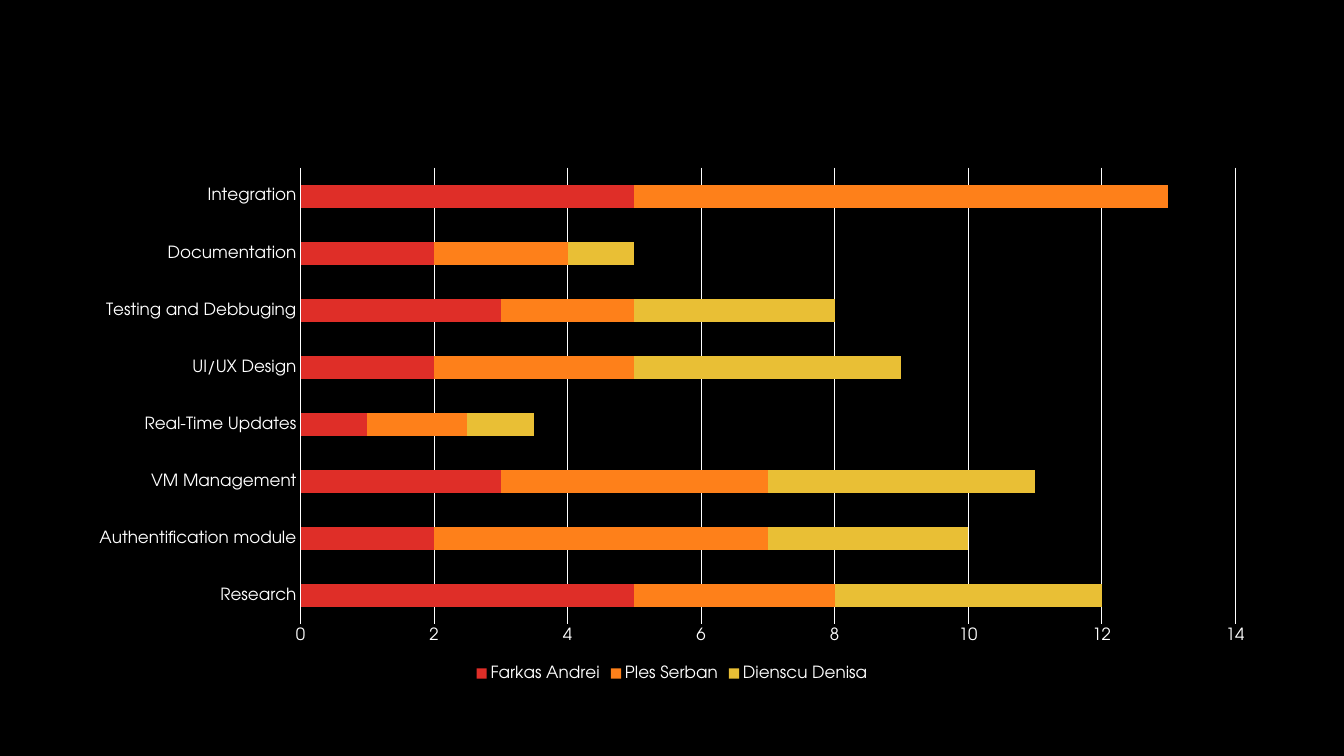
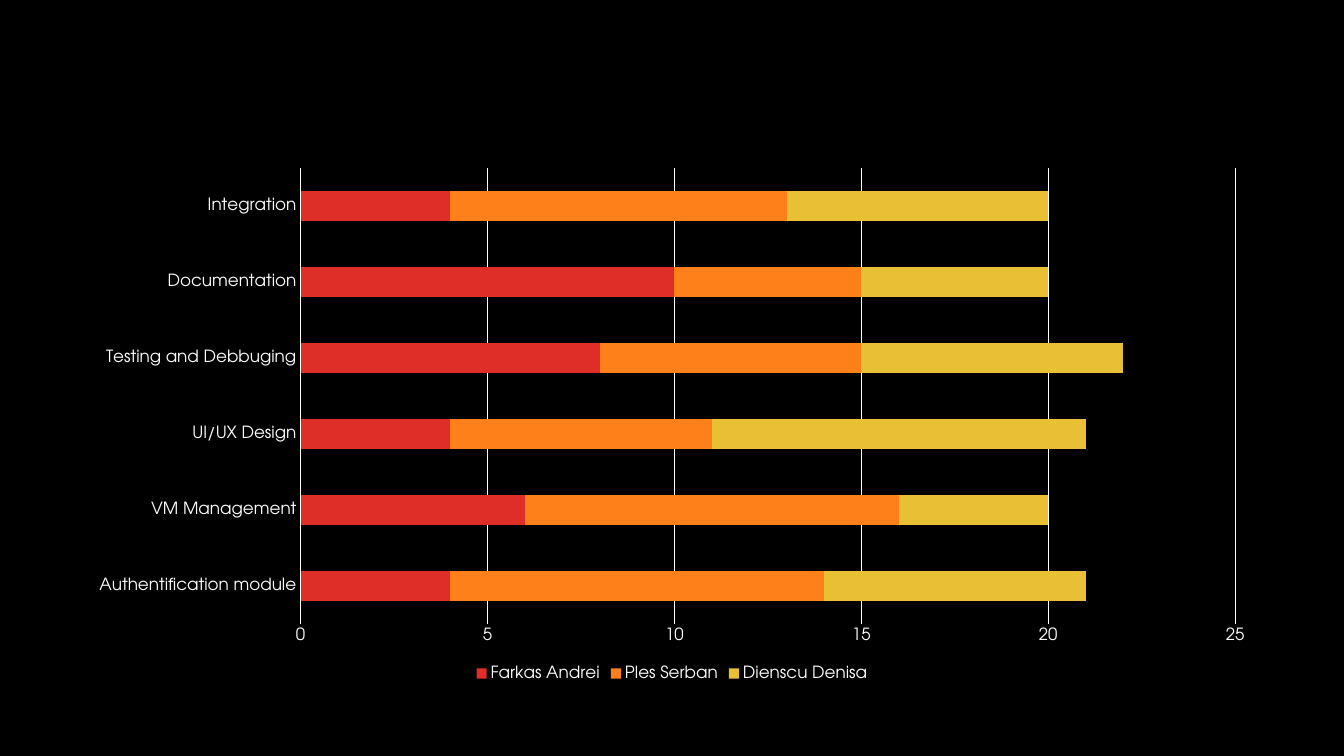
Before and after one commit to serbanples/Nokia_Cloud_Automation, a slide deck: slide 8 of Automation of the Cloud.pptx. Drawn at 1344x756 pixels with LibreOffice and Linux fonts; fonts in the diff are those of the drawing; background and template pictures are left out. Boxes give left, top, right and bottom in pixels: in the first picture for what was removed or moved away, otherwise in the second. Text is boxed around its words. In the diff, an @@ line names an element or a change of style, - is before the commit and + after.

```diff
--- a/Automation of the Cloud.pptx
+++ b/Automation of the Cloud.pptx
@@ bar stacked chart at (76,157,1268,686) @@
-categories: Research, Authentification module, VM Management, Real-Time Updates, UI/UX Design, Testing and Debbuging, Documentation, Integration
+categories: Authentification module, VM Management, UI/UX Design, Testing and Debbuging, Documentation, Integration
-Farkas Andrei: 5, 2, 3, 1, 2, 3, 2, 5
+Farkas Andrei: 4, 6, 4, 8, 10, 4
-Ples Serban: 3, 5, 4, 1.5, 3, 2, 2, 8
+Ples Serban: 10, 10, 7, 7, 5, 9
-Dienscu Denisa: 4, 3, 4, 1, 4, 3, 1, -
+Dienscu Denisa: 7, 4, 10, 7, 5, 7
```
Also in this commit, not shown: 7 other slides changed, 2 other files.
